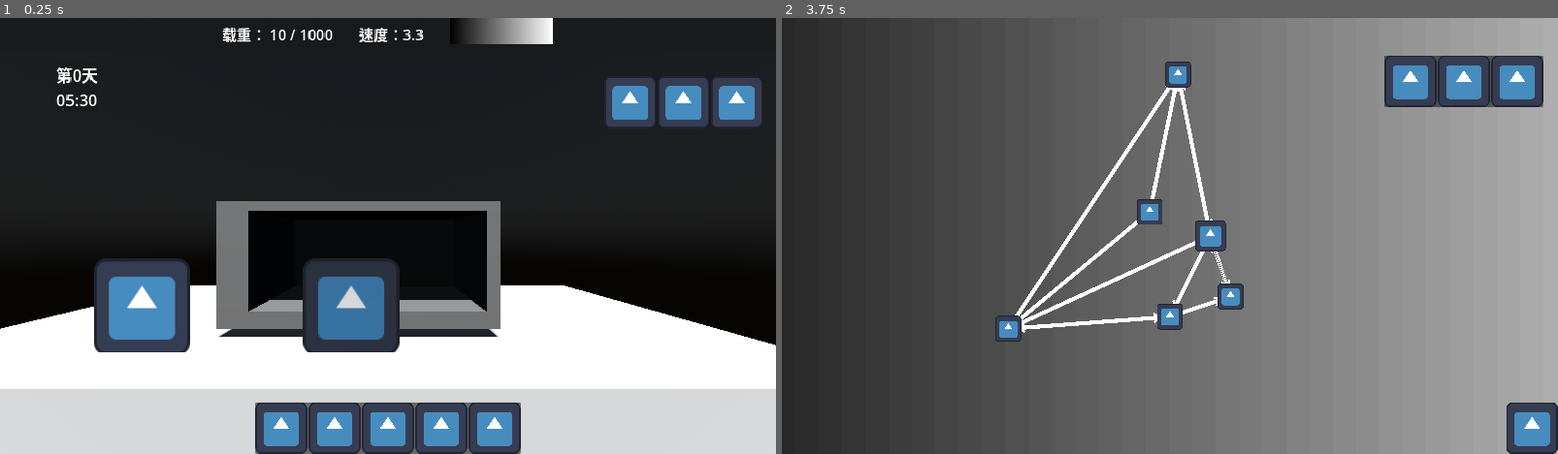
Above: before the commit, frames 1-2 (left to right).
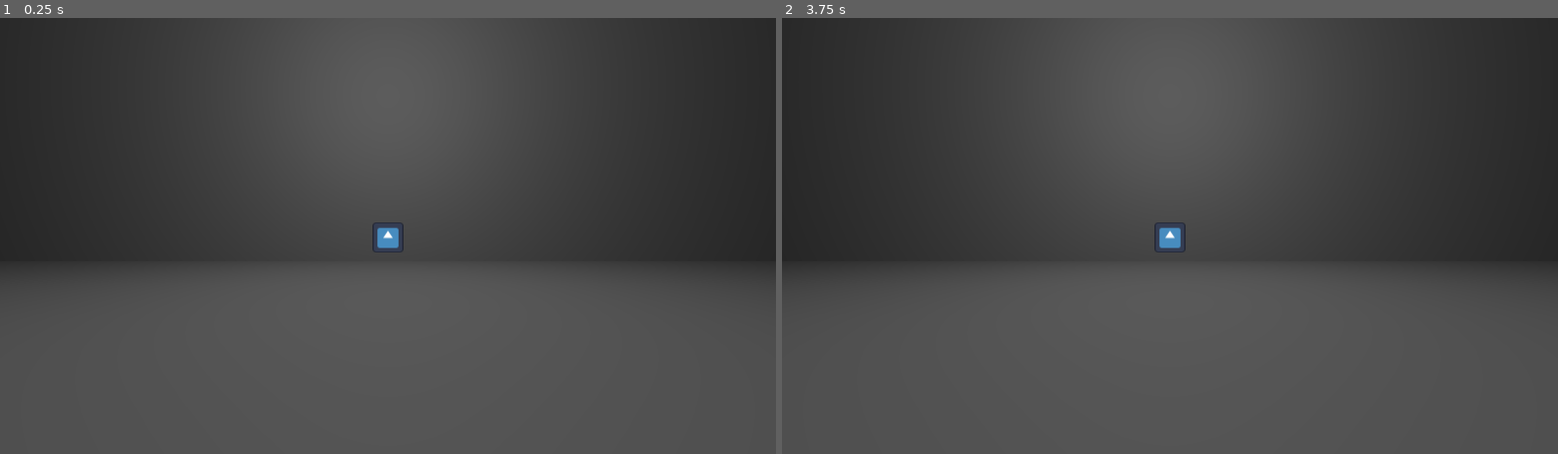
Above: after the commit, the same moments.

Repository: lxdua/EndingLine
Game: Godot game, scene res://Scene/PrisonScene/prison_scene.tscn
Same seed, same stepped clock (60 frames per second), same inputs: the game is played once before the commit and once after it. Before the commit the project starts from res://Scene/BaseScene/base_scene.tscn. The engine's default icon, where the game draws it, is replaced by a stand-in: a white triangle on a blue panel in a dark square.
Inputs (mouse positions are in pixels of both pictures, inside the frame that each line leads up to):
- Up to frame 1 (0.25 s): no input
- Up to frame 2 (3.75 s): click (1464, 100) at 0.52 s; click (1464, 100) at 1.27 s; click (1061, 427) at 2.02 s; click (1115, 427) at 2.77 s; click (1170, 427) at 3.52 s

The runs differ from the first frame. In frame 1, 84% of the frame differs, in the area x 0-100%, y 0-100%; in frame 2, 55%.

Commit message:
具体的车站节点（刚新建文件夹的进度

Diff:
--- a/endinglinetry/Scene/RouteSelectionScene/route_selection_scene.tscn
+++ b/endinglinetry/Scene/RouteSelectionScene/route_selection_scene.tscn
@@ -94,13 +94,17 @@
 
 [node name="VBoxContainer" type="VBoxContainer" parent="UI/StationContentContainer"]
 layout_mode = 2
-theme_override_constants/separation = 40
 alignment = 1
 
 [node name="NameLabel" type="Label" parent="UI/StationContentContainer/VBoxContainer"]
 layout_mode = 2
 theme_override_font_sizes/font_size = 41
 text = "地点名"
+horizontal_alignment = 1
+
+[node name="TypeLabel" type="Label" parent="UI/StationContentContainer/VBoxContainer"]
+layout_mode = 2
+text = "种类"
 horizontal_alignment = 1
 
 [node name="TipLabel" type="Label" parent="UI/StationContentContainer/VBoxContainer"]
--- /dev/null
+++ b/endinglinetry/Scene/StationScene/Building/Beacon/beacon.gd
@@ -0,0 +1,5 @@
+extends Building
+class_name Beacon
+
+func press_building():
+	print("Beacon!")
--- /dev/null
+++ b/endinglinetry/Scene/StationScene/Building/Beacon/beacon.tscn
@@ -0,0 +1,7 @@
+[gd_scene load_steps=3 format=3 uid="uid://dnxr7x1lv04xg"]
+
+[ext_resource type="PackedScene" uid="uid://djel7qenwu8st" path="res://Scene/StationScene/Building/building.tscn" id="1_yxcb4"]
+[ext_resource type="Script" path="res://Scene/StationScene/Building/Beacon/beacon.gd" id="2_7dsw4"]
+
+[node name="Beacon" instance=ExtResource("1_yxcb4")]
+script = ExtResource("2_7dsw4")
--- /dev/null
+++ b/endinglinetry/Scene/StationScene/Building/Cave/cave.gd
@@ -0,0 +1,5 @@
+extends Building
+class_name Cave
+
+func press_building():
+	print("Cave!")
--- /dev/null
+++ b/endinglinetry/Scene/StationScene/Building/Cave/cave.tscn
@@ -0,0 +1,7 @@
+[gd_scene load_steps=3 format=3 uid="uid://coqxjb5s7innp"]
+
+[ext_resource type="PackedScene" uid="uid://djel7qenwu8st" path="res://Scene/StationScene/Building/building.tscn" id="1_n368v"]
+[ext_resource type="Script" path="res://Scene/StationScene/Building/Cave/cave.gd" id="2_opg6r"]
+
+[node name="Cave" instance=ExtResource("1_n368v")]
+script = ExtResource("2_opg6r")
--- /dev/null
+++ b/endinglinetry/Scene/StationScene/Building/City/city.gd
@@ -0,0 +1,5 @@
+extends Building
+class_name City
+
+func press_building():
+	print("City!")
--- /dev/null
+++ b/endinglinetry/Scene/StationScene/Building/City/city.tscn
@@ -0,0 +1,10 @@
+[gd_scene load_steps=3 format=3 uid="uid://qxb6gn3e0g35"]
+
+[ext_resource type="PackedScene" uid="uid://djel7qenwu8st" path="res://Scene/StationScene/Building/building.tscn" id="1_1wph2"]
+[ext_resource type="Script" path="res://Scene/StationScene/Building/City/city.gd" id="2_sat0g"]
+
+[node name="City" instance=ExtResource("1_1wph2")]
+script = ExtResource("2_sat0g")
+
+[node name="BuildingCollisionPolygon" parent="BuildingArea" index="0"]
+polygon = PackedVector2Array(-0.569432, 0.624417, 0.575436, 0.594539, 0.568482, -0.532065, -0.582348, -0.528691)
--- /dev/null
+++ b/endinglinetry/Scene/StationScene/Building/GatherPoint/gather_point.gd
@@ -0,0 +1,5 @@
+extends Building
+class_name GatherPoint
+
+func press_building():
+	print("GatherPoint!")
--- /dev/null
+++ b/endinglinetry/Scene/StationScene/Building/GatherPoint/gather_point.tscn
@@ -0,0 +1,7 @@
+[gd_scene load_steps=3 format=3 uid="uid://cifsn3pttn53m"]
+
+[ext_resource type="PackedScene" uid="uid://djel7qenwu8st" path="res://Scene/StationScene/Building/building.tscn" id="1_xkxge"]
+[ext_resource type="Script" path="res://Scene/StationScene/Building/GatherPoint/gather_point.gd" id="2_1abd1"]
+
+[node name="GatherPoint" instance=ExtResource("1_xkxge")]
+script = ExtResource("2_1abd1")
--- /dev/null
+++ b/endinglinetry/Scene/StationScene/Building/Ruins/ruins.gd
@@ -0,0 +1,5 @@
+extends Building
+class_name Ruins
+
+func press_building():
+	print("Ruins!")
--- /dev/null
+++ b/endinglinetry/Scene/StationScene/Building/Ruins/ruins.tscn
@@ -0,0 +1,10 @@
+[gd_scene load_steps=3 format=3 uid="uid://mdl6k3nhkp22"]
+
+[ext_resource type="PackedScene" uid="uid://djel7qenwu8st" path="res://Scene/StationScene/Building/building.tscn" id="1_xyc8v"]
+[ext_resource type="Script" path="res://Scene/StationScene/Building/Ruins/ruins.gd" id="2_h57n4"]
+
+[node name="Ruins" instance=ExtResource("1_xyc8v")]
+script = ExtResource("2_h57n4")
+
+[node name="BuildingCollisionPolygon" parent="BuildingArea" index="0"]
+polygon = PackedVector2Array(-0.614851, 0.641127, 0.599086, 0.641127, 0.614851, -0.635872, -0.620106, -0.614851)
--- /dev/null
+++ b/endinglinetry/Scene/StationScene/Building/Village/village.gd
@@ -0,0 +1,5 @@
+extends Building
+class_name Village
+
+func press_building():
+	print("Village!")
--- /dev/null
+++ b/endinglinetry/Scene/StationScene/Building/Village/village.tscn
@@ -0,0 +1,7 @@
+[gd_scene load_steps=3 format=3 uid="uid://bplqlj0mxyw70"]
+
+[ext_resource type="PackedScene" uid="uid://djel7qenwu8st" path="res://Scene/StationScene/Building/building.tscn" id="1_cnjvv"]
+[ext_resource type="Script" path="res://Scene/StationScene/Building/Village/village.gd" id="2_u6rqi"]
+
+[node name="Village" instance=ExtResource("1_cnjvv")]
+script = ExtResource("2_u6rqi")
--- /dev/null
+++ b/endinglinetry/Scene/StationScene/Building/building.gd
@@ -0,0 +1,17 @@
+extends Node3D
+class_name Building
+
+@onready var building_sprite: Sprite3D = $BuildingSprite
+
+func press_building():
+	pass
+
+func _on_building_area_mouse_entered() -> void:
+	pass
+
+func _on_building_area_mouse_exited() -> void:
+	pass
+
+func _on_building_area_input_event(camera: Node, event: InputEvent, event_position: Vector3, normal: Vector3, shape_idx: int) -> void:
+	if event.is_action_pressed("mouse_left"):
+		press_building()
--- /dev/null
+++ b/endinglinetry/Scene/StationScene/Building/building.tscn
@@ -0,0 +1,19 @@
+[gd_scene load_steps=3 format=3 uid="uid://djel7qenwu8st"]
+
+[ext_resource type="Script" path="res://Scene/StationScene/Building/building.gd" id="1_7inb2"]
+[ext_resource type="Texture2D" uid="uid://dgbe8puaplb6m" path="res://icon.svg" id="2_ybstd"]
+
+[node name="Building" type="Node3D"]
+script = ExtResource("1_7inb2")
+
+[node name="BuildingSprite" type="Sprite3D" parent="."]
+texture = ExtResource("2_ybstd")
+
+[node name="BuildingArea" type="Area3D" parent="."]
+
+[node name="BuildingCollisionPolygon" type="CollisionPolygon3D" parent="BuildingArea"]
+depth = 0.2
+
+[connection signal="input_event" from="BuildingArea" to="." method="_on_building_area_input_event"]
+[connection signal="mouse_entered" from="BuildingArea" to="." method="_on_building_area_mouse_entered"]
+[connection signal="mouse_exited" from="BuildingArea" to="." method="_on_building_area_mouse_exited"]
--- a/endinglinetry/Scene/StationScene/station_scene.tscn
+++ b/endinglinetry/Scene/StationScene/station_scene.tscn
@@ -1,3 +1,34 @@
-[gd_scene format=3 uid="uid://c6b3vhnlytild"]
+[gd_scene load_steps=5 format=3 uid="uid://c6b3vhnlytild"]
+
+[ext_resource type="PackedScene" uid="uid://qxb6gn3e0g35" path="res://Scene/StationScene/Building/City/city.tscn" id="1_aeldv"]
+
+[sub_resource type="PhysicalSkyMaterial" id="PhysicalSkyMaterial_od81o"]
+
+[sub_resource type="Sky" id="Sky_5iu2e"]
+sky_material = SubResource("PhysicalSkyMaterial_od81o")
+
+[sub_resource type="Environment" id="Environment_f8rn0"]
+background_mode = 2
+sky = SubResource("Sky_5iu2e")
 
 [node name="StationScene" type="Node3D"]
+
+[node name="WorldEnvironment" type="WorldEnvironment" parent="."]
+environment = SubResource("Environment_f8rn0")
+
+[node name="Camera" type="Camera3D" parent="."]
+transform = Transform3D(1, 0, 0, 0, 1, 0, 0, 0, 1, 0, 1.59523, 1.59702)
+
+[node name="DirectionalLight3D" type="DirectionalLight3D" parent="."]
+transform = Transform3D(1, 0, 0, 0, 0.77936, 0.626577, 0, -0.626577, 0.77936, 0, 5, 0)
+
+[node name="CSGBox3D" type="CSGBox3D" parent="."]
+transform = Transform3D(1, 0, 0, 0, 1, 0, 0, 0, 1, 0, 0, -5.91004)
+size = Vector3(39, 1, 11)
+
+[node name="CSGBox3D2" type="CSGBox3D" parent="."]
+transform = Transform3D(1, 0, 0, 0, 1, 0, 0, 0, 1, -7.00708, 0.974234, -3.31316)
+size = Vector3(15.0142, 1, 1)
+
+[node name="City" parent="." instance=ExtResource("1_aeldv")]
+transform = Transform3D(1, 0, 0, 0, 1, 0, 0, 0, 1, 3.69564, 1.38053, -5.1827)
--- a/endinglinetry/project.godot
+++ b/endinglinetry/project.godot
@@ -11,7 +11,7 @@
 [application]
 
 config/name="EndingLineTry"
-run/main_scene="res://Scene/BaseScene/base_scene.tscn"
+run/main_scene="res://Scene/PrisonScene/prison_scene.tscn"
 config/features=PackedStringArray("4.3", "Forward Plus")
 config/icon="res://icon.svg"
 
